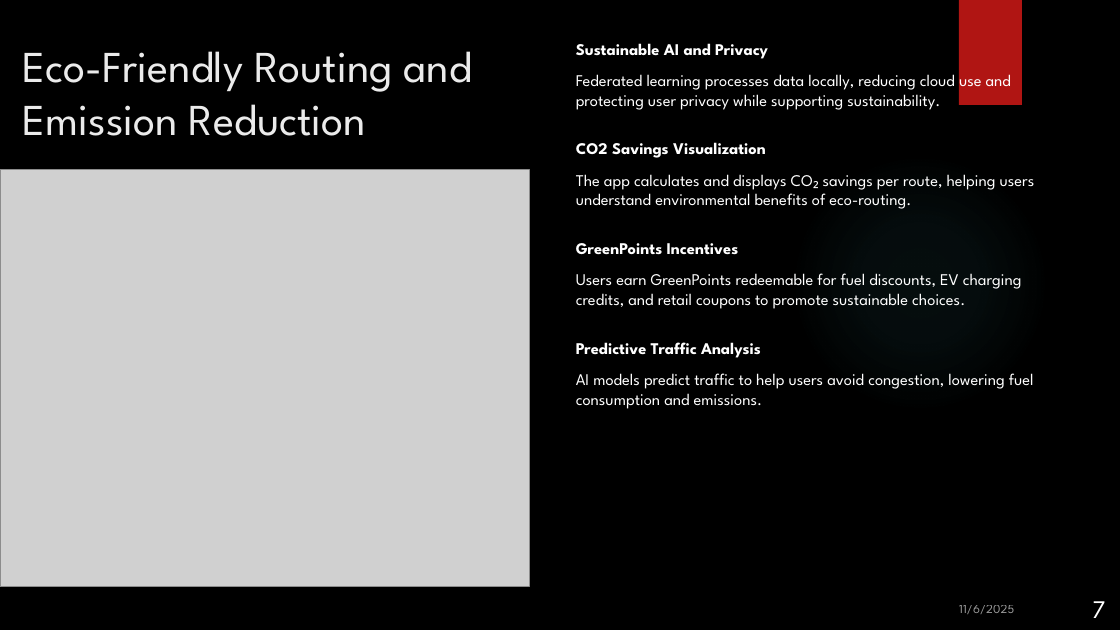
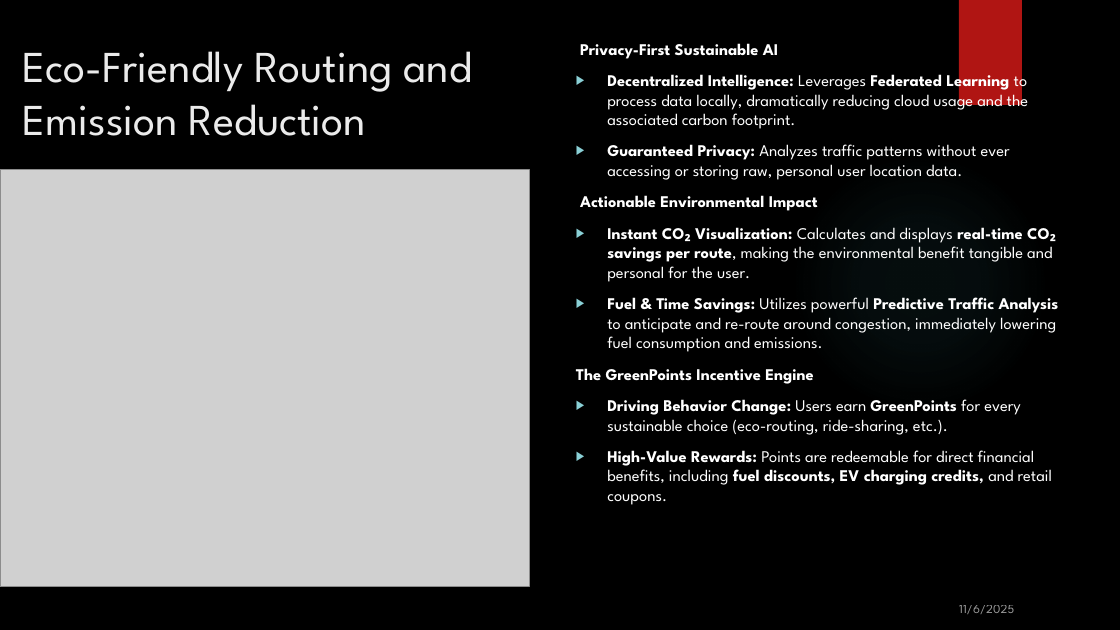
Before and after one commit to RitikaMathur19/PragatiDhara, a slide deck: slide 8 of PragatiDhara_Pitch_Deck_v1.0.pptx (slide 7 before the commit). Drawn at 1120x630 pixels with LibreOffice and Linux fonts; fonts in the diff are those of the drawing; grey boxes stand for pictures; background and template pictures are left out. Boxes give left, top, right and bottom in pixels: in the first picture for what was removed or moved away, otherwise in the second. Text is boxed around its words. In the diff, an @@ line names an element or a change of style, - is before the commit and + after.

```diff
--- a/PragatiDhara_Pitch_Deck_v1.0.pptx
+++ b/PragatiDhara_Pitch_Deck_v1.0.pptx
@@ text at [576, 43, 1059, 505]: text changed @@
-Sustainable AI and Privacy
-  Federated learning processes data locally, reducing cloud use and protecting user privacy while supporting sustainability.
-CO2 Savings Visualization
-  The app calculates and displays CO₂ savings per route, helping users understand environmental benefits of eco-routing.
-GreenPoints Incentives
-  Users earn GreenPoints redeemable for fuel discounts, EV charging credits, and retail coupons to promote sustainable choices.
-Predictive Traffic Analysis
-  AI models predict traffic to help users avoid congestion, lowering fuel consumption and emissions.
+Privacy-First Sustainable AI
+▶ Decentralized Intelligence: Leverages Federated Learning to process data locally, dramatically reducing cloud usage and the associated carbon footprint.
+▶ Guaranteed Privacy: Analyzes traffic patterns without ever accessing or storing raw, personal user location data.
+Actionable Environmental Impact
+▶ Instant CO₂ Visualization: Calculates and displays real-time CO₂ savings per route, making the environmental benefit tangible and personal for the user.
+▶ Fuel & Time Savings: Utilizes powerful Predictive Traffic Analysis to anticipate and re-route around congestion, immediately lowering fuel consumption and emissions.
+The GreenPoints Incentive Engine
+▶ Driving Behavior Change: Users earn GreenPoints for every sustainable choice (eco-routing, ride-sharing, etc.).
+▶ High-Value Rewards: Points are redeemable for direct financial benefits, including fuel discounts, EV charging credits, and retail coupons.
@@ page number removed at [1092, 601, 1105, 618] @@
-7
```
Also in this commit, not shown: 6 other slides changed, 2 slides added, 5 other files.
